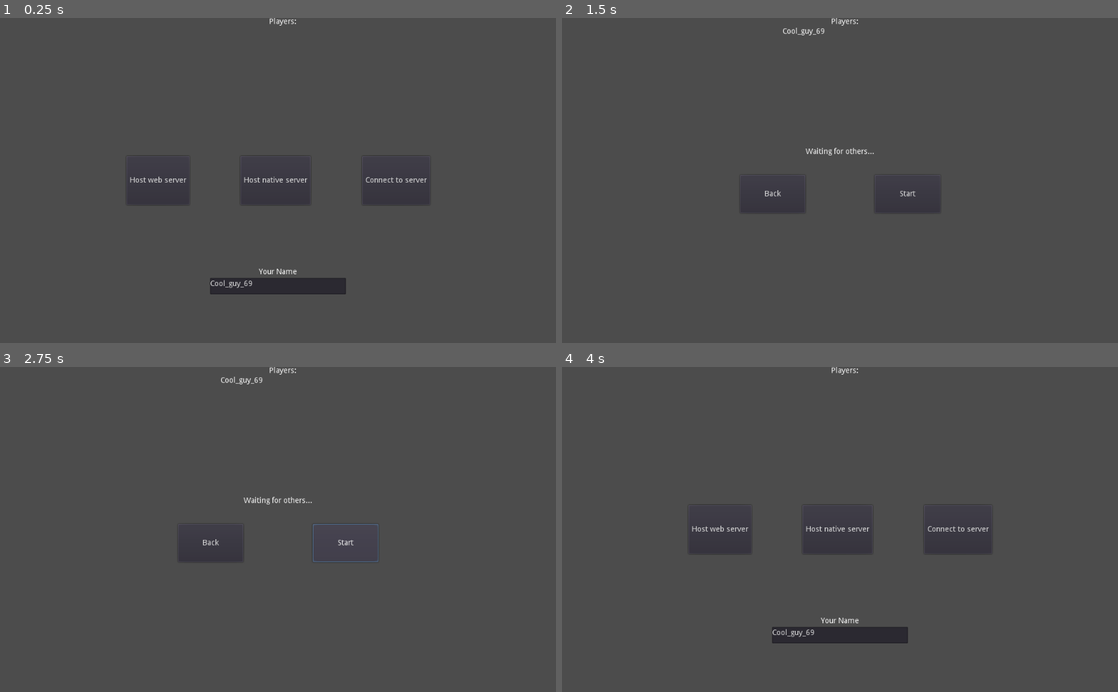
Above: before the commit, frames 1-4 (two rows, left to right).
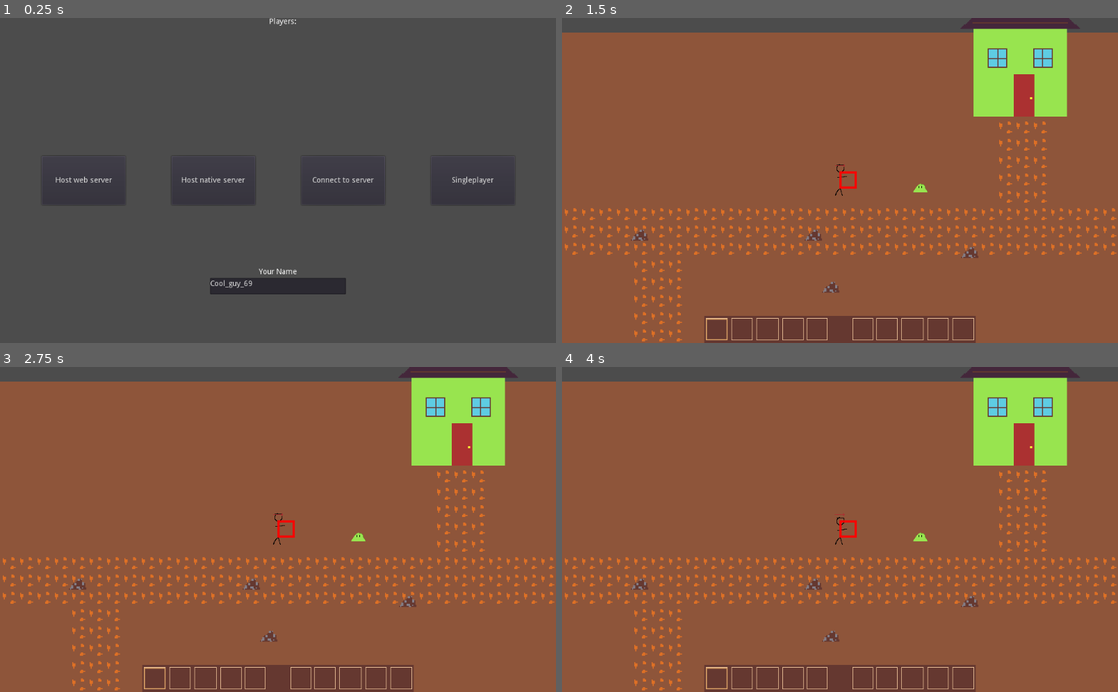
Above: after the commit, the same moments.

Repository: ToxicGLaDOS/cavetown
Game: Godot game, scene res://server_selection.tscn
Two runs of this game, one before a commit and one after it. Both use one fixed random seed, a clock stepped at 60 frames per second and the inputs below.
Inputs (mouse positions are in pixels of both pictures, inside the frame that each line leads up to):
- Up to frame 1 (0.25 s): no input
- Up to frame 2 (1.5 s): click (1034, 180) at 0.5 s, where only the run after the commit has a clickable "Singleplayer"; click (717, 180) at 1.25 s, where only the run before the commit has a clickable "Host web server"
- Up to frame 3 (2.75 s): click (344, 542) at 2 s, where only the run before the commit has a clickable "Start"
- Up to frame 4 (4 s): click (906, 542) at 2.75 s, where only the run before the commit has a clickable "Start"; click (773, 542) at 3.5 s, where only the run before the commit has a clickable "Back"

The runs differ from the first frame. In frame 1, 0.6% of the frame differs, in the area x 8-92%, y 48-58%; in frame 2, 96%, in the area x 0-100%, y 0-100%; in frame 3, 96%; in frame 4, 96%.

Commit message:
Add singleplayer button

Diff:
--- a/networking_manager.gd
+++ b/networking_manager.gd
@@ -66,6 +66,14 @@
     players_list.text += info.name + "\n"
     print("player_info", player_info)
 
+func load_world():
+    # Load world
+    var world = main_scene.instance()
+    var root = get_node("/root")
+    root.add_child(world)
+
+    return world
+
 remotesync func pre_configure_game():
     print("start pre_configure_game")
     get_tree().set_pause(true)
@@ -73,10 +81,7 @@
     var selfPeerID = get_tree().get_network_unique_id()
     print(selfPeerID)
 
-    # Load world
-    var world = main_scene.instance()
-    var root = get_node("/root")
-    root.add_child(world)
+    var world = load_world()
 
     # Load my player
     var my_player = world.get_node("Player")
--- a/server_selection.tscn
+++ b/server_selection.tscn
@@ -31,9 +31,9 @@
 anchor_top = 0.5
 anchor_right = 0.5
 anchor_bottom = 0.5
-margin_left = -279.5
+margin_left = -435.5
 margin_top = -45.0
-margin_right = 279.5
+margin_right = 435.5
 margin_bottom = 45.0
 size_flags_stretch_ratio = 8.44
 __meta__ = {
@@ -41,7 +41,7 @@
 }
 
 [node name="HostWebButton" type="Button" parent="ReferenceRect/HostOrConnectHBox"]
-margin_right = 116.0
+margin_right = 154.0
 margin_bottom = 90.0
 size_flags_horizontal = 3
 text = "Host web server"
@@ -50,32 +50,49 @@
 }
 
 [node name="MarginContainer" type="MarginContainer" parent="ReferenceRect/HostOrConnectHBox"]
-margin_left = 120.0
-margin_right = 206.0
-margin_bottom = 90.0
-size_flags_horizontal = 3
+margin_left = 158.0
+margin_right = 235.0
+margin_bottom = 90.0
+size_flags_horizontal = 3
+size_flags_stretch_ratio = 0.5
 
 [node name="HostNativeButton" type="Button" parent="ReferenceRect/HostOrConnectHBox"]
-margin_left = 210.0
-margin_right = 339.0
-margin_bottom = 90.0
+margin_left = 239.0
+margin_right = 393.0
+margin_bottom = 90.0
+size_flags_horizontal = 3
 text = "Host native server"
 
 [node name="MarginContainer2" type="MarginContainer" parent="ReferenceRect/HostOrConnectHBox"]
-margin_left = 343.0
-margin_right = 430.0
-margin_bottom = 90.0
-size_flags_horizontal = 3
+margin_left = 397.0
+margin_right = 474.0
+margin_bottom = 90.0
+size_flags_horizontal = 3
+size_flags_stretch_ratio = 0.5
 
 [node name="ConnectToServerButton" type="Button" parent="ReferenceRect/HostOrConnectHBox"]
-margin_left = 434.0
-margin_right = 559.0
+margin_left = 478.0
+margin_right = 632.0
 margin_bottom = 90.0
 size_flags_horizontal = 3
 text = "Connect to server"
 __meta__ = {
 "_edit_use_anchors_": false
 }
+
+[node name="MarginContainer3" type="MarginContainer" parent="ReferenceRect/HostOrConnectHBox"]
+margin_left = 636.0
+margin_right = 713.0
+margin_bottom = 90.0
+size_flags_horizontal = 3
+size_flags_stretch_ratio = 0.5
+
+[node name="SingleplayerButton" type="Button" parent="ReferenceRect/HostOrConnectHBox"]
+margin_left = 717.0
+margin_right = 871.0
+margin_bottom = 90.0
+size_flags_horizontal = 3
+text = "Singleplayer"
 
 [node name="NameVBox" type="VBoxContainer" parent="ReferenceRect"]
 anchor_left = 0.5
@@ -335,6 +352,7 @@
 [connection signal="pressed" from="ReferenceRect/HostOrConnectHBox/HostWebButton" to="." method="_on_host_web_button_pressed"]
 [connection signal="pressed" from="ReferenceRect/HostOrConnectHBox/HostNativeButton" to="." method="_on_host_native_button_pressed"]
 [connection signal="pressed" from="ReferenceRect/HostOrConnectHBox/ConnectToServerButton" to="." method="_on_connect_to_server_button_pressed"]
+[connection signal="pressed" from="ReferenceRect/HostOrConnectHBox/SingleplayerButton" to="." method="_on_singleplayer_button_pressed"]
 [connection signal="pressed" from="ReferenceRect/ConnectGui/ButtonsHBox/BackButton" to="." method="_on_back_button_pressed"]
 [connection signal="pressed" from="ReferenceRect/ConnectGui/ButtonsHBox/ConnectButton" to="." method="_on_connect_button_pressed"]
 [connection signal="pressed" from="ReferenceRect/HostingGui/ButtonsHBox/BackButton" to="." method="_on_back_button_pressed"]
--- a/server_ui_manager.gd
+++ b/server_ui_manager.gd
@@ -93,5 +93,9 @@
     network_manager.clear_peers_list()
     get_tree().network_peer = null
 
+func _on_singleplayer_button_pressed():
+    network_manager.load_world()
+    queue_free()
+
 func get_name():
     return name_input_root.get_node("NameInput").text
